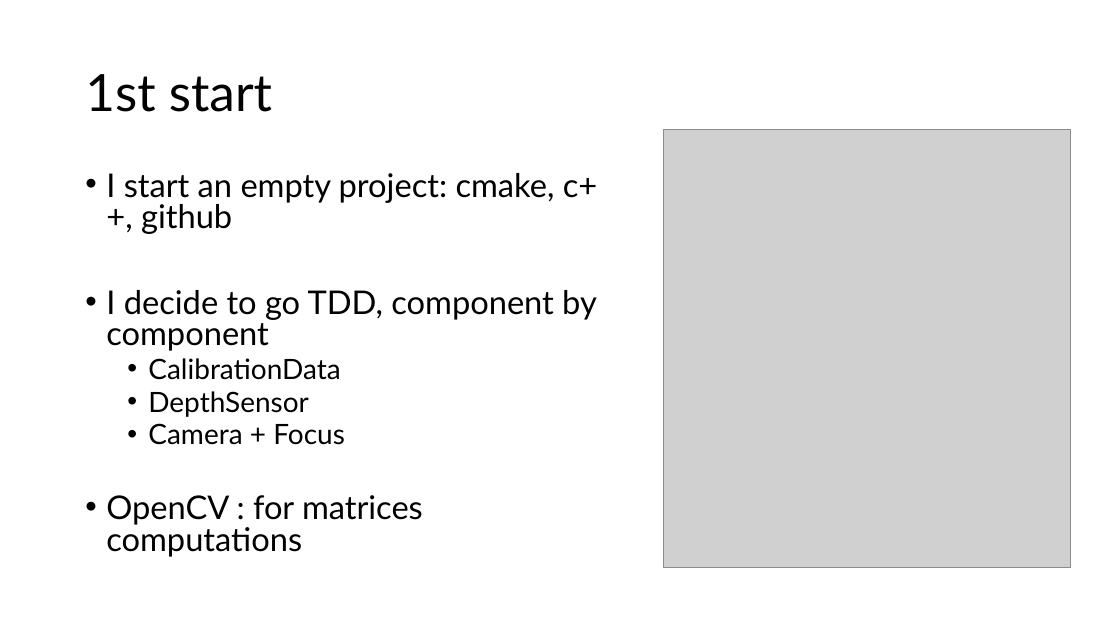
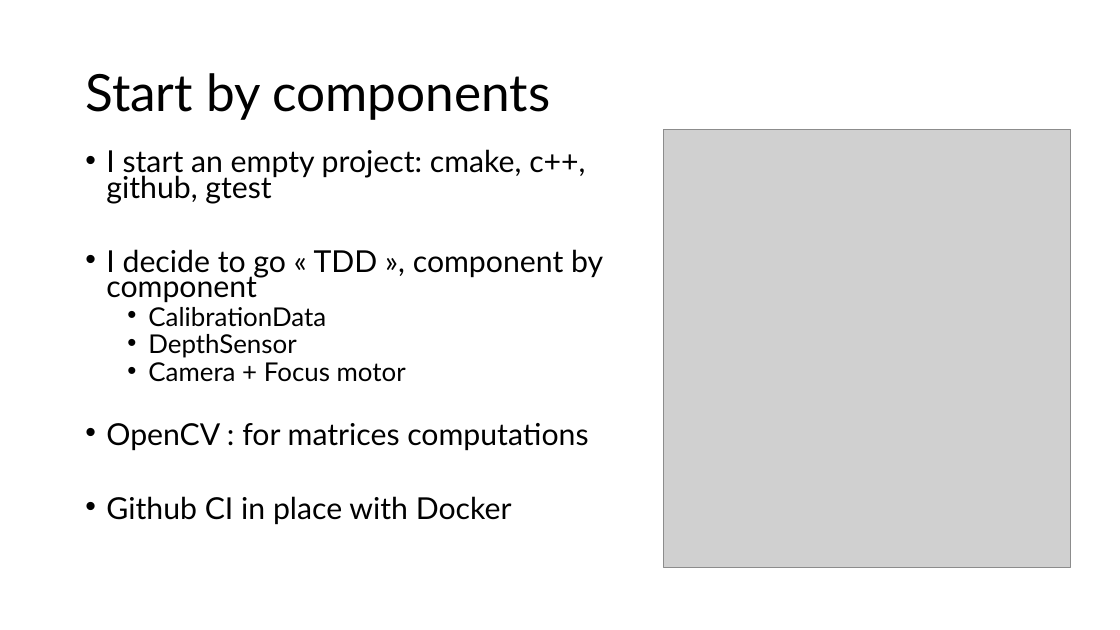
Before and after one commit to cedricq/AutoFocus, a slide deck: slide 3 of doc/Restitution.pptx. Drawn at 1120x630 pixels with LibreOffice and Linux fonts; fonts in the diff are those of the drawing; grey boxes stand for pictures. Boxes give left, top, right and bottom in pixels: in the first picture for what was removed or moved away, otherwise in the second. Text is boxed around its words. In the diff, an @@ line names an element or a change of style, - is before the commit and + after.

Commit message:
Presentation update

```diff
--- a/doc/Restitution.pptx
+++ b/doc/Restitution.pptx
@@ title at (x1=85, y1=73, x2=551, y2=120): text changed @@
-1st start
+Start by components
@@ text "I start an empty project: ..." moved from (x1=106, y1=173, x2=598, y2=557) to (x1=106, y1=149, x2=603, y2=525) @@
@@ text at (x1=106, y1=149, x2=603, y2=303): text changed; size 28 to 25.9 pt @@
-• I start an empty project: cmake, c++, github
-• I decide to go TDD, component by component
+• I start an empty project: cmake, c++, github, gtest
+• I decide to go « TDD », component by component
@@ text at (x1=106, y1=307, x2=588, y2=450): size 24 to 22.2 pt in "CalibrationData", "DepthSensor"; size 28 to 25.9 pt in "OpenCV : for matrices computations"; line spacing 0.8 to 0.7 @@
@@ text at (x1=148, y1=362, x2=406, y2=382): text changed; size 24 to 22.2 pt @@
-  • Camera + Focus
+  • Camera + Focus motor
@@ text at (x1=106, y1=496, x2=512, y2=525): paragraph added @@
+• Github CI in place with Docker
```
Also in this commit, not shown: 2 other slides changed, 5 slides added, 2 slides removed.
